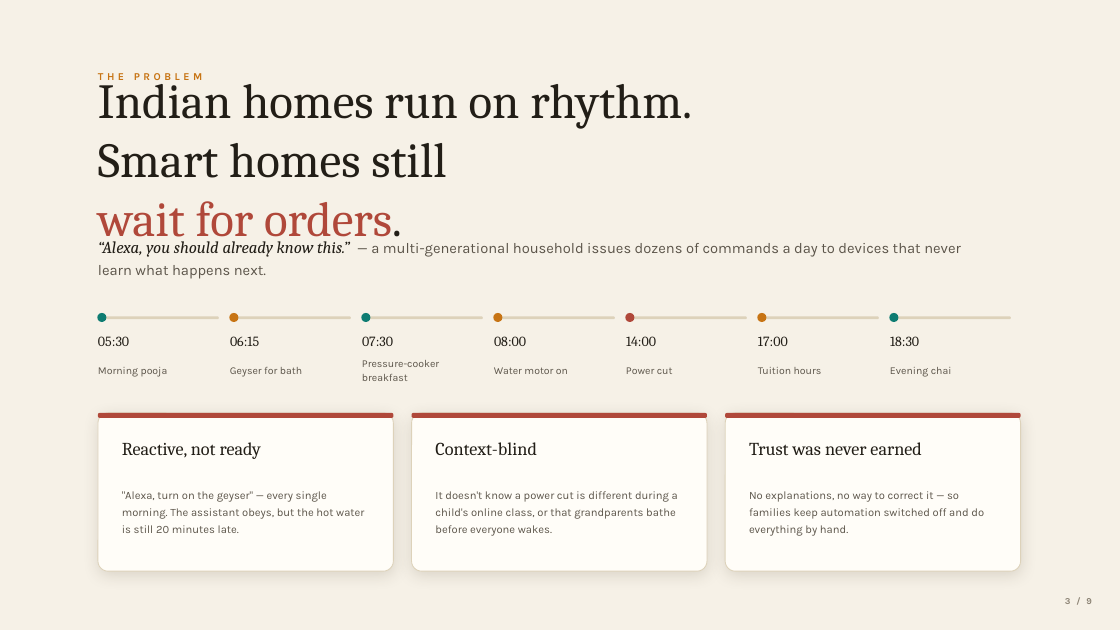
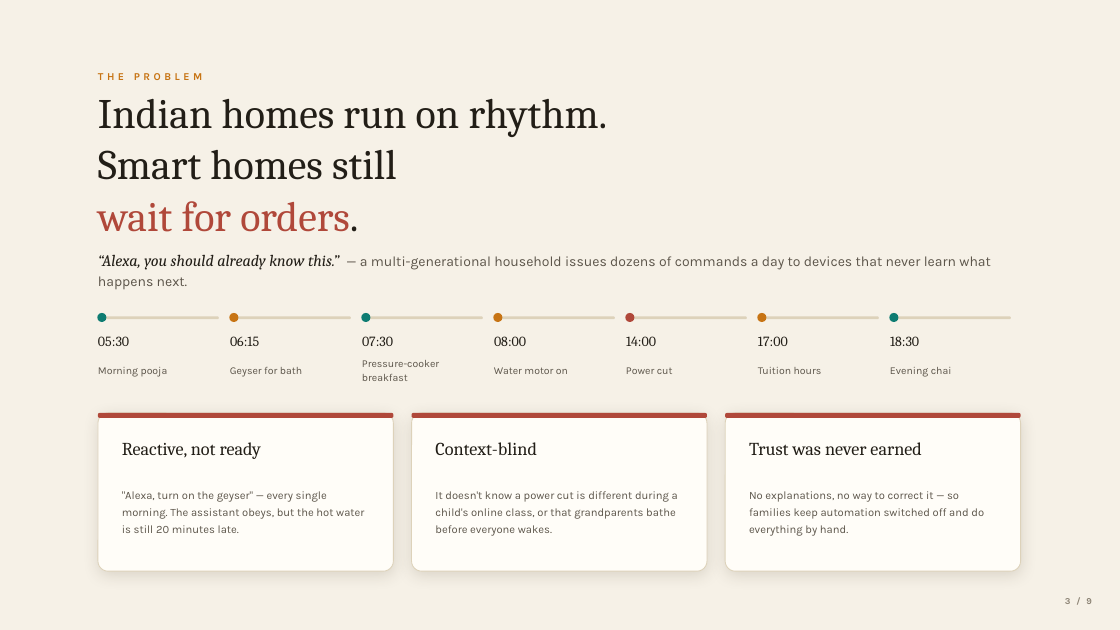
Before and after one commit to piyushk-dev/hackon_project, a slide deck: slide 3 of deck/Alexa-Thinks-Ahead-Bar-Raisers-portable.pptx. Drawn at 1120x630 pixels with LibreOffice and Linux fonts; fonts in the diff are those of the drawing. Boxes give left, top, right and bottom in pixels: in the first picture for what was removed or moved away, otherwise in the second. Text is boxed around its words. In the diff, an @@ line names an element or a change of style, - is before the commit and + after.

```diff
--- a/deck/Alexa-Thinks-Ahead-Bar-Raisers-portable.pptx
+++ b/deck/Alexa-Thinks-Ahead-Bar-Raisers-portable.pptx
@@ text "Indian homes run on rhythm." at (98,99,608,232): size 42 to 36 pt; line spacing 1 to 1.02 @@
@@ text "“Alexa, you should already know ...": place and size @@
-text "“Alexa, you should already know ..." at (98,241,961,279)
+text "“Alexa, you should already know ..." at (98,254,991,289)
@@ text "“Alexa, you should already know ..." at (98,254,991,289): size 14.4 to 13.8 pt in "“Alexa, you should already know this.”"; size 12.6 to 12 pt in "— a multi-generational household issues dozens of ..." @@
```
Also in this commit, not shown: 4 other slides changed, 4 other files.
